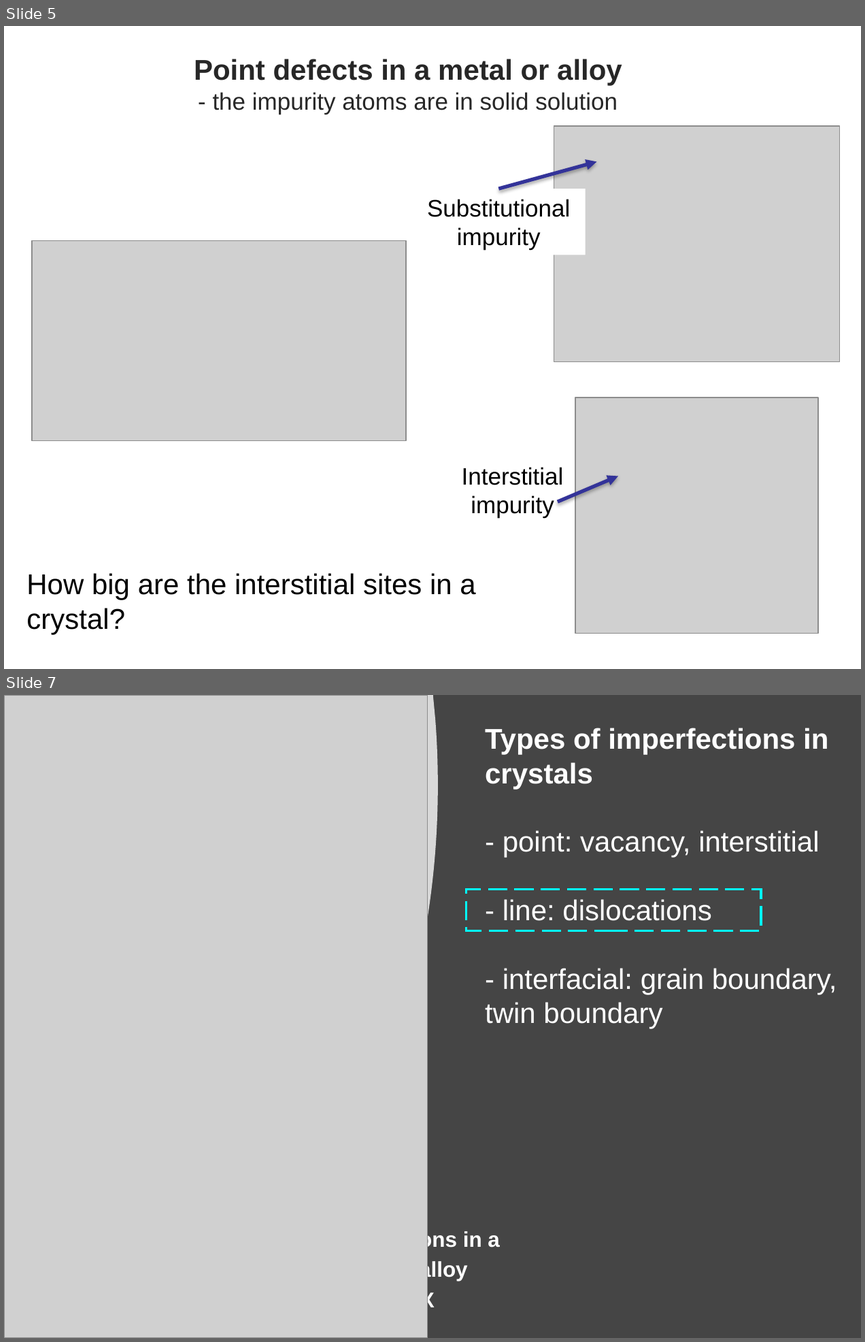
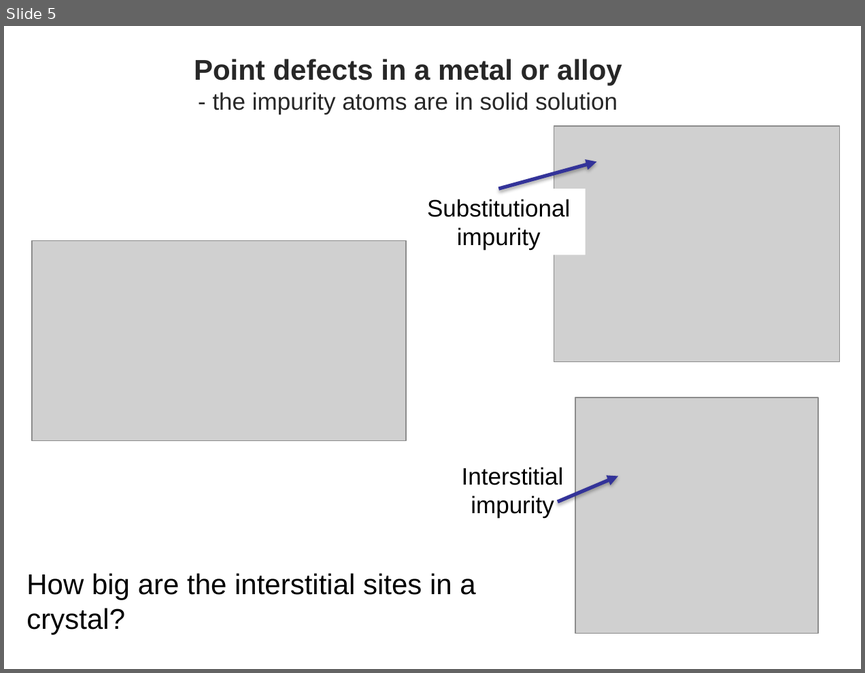
Before and after one commit to sgcorcoran/brightspace, a slide deck: materials_science_renderings/assets/handouts/04.01_defects.pptx. Shown one above the other, each under a label of ours: slides 5 and 7 before the commit, slide 5 after it; the slides between them are not shown. The pictures are 865x1342 and 865x673 pixels, drawn with LibreOffice and Linux fonts; fonts in the diff are those of the drawing; grey boxes stand for pictures. Boxes give left, top, right and bottom in pixels: in the first picture for what was removed or moved away, otherwise in the second. Text is boxed around its words. In the diff, an @@ line names an element or a change of style, - is before the commit and + after.

```diff
--- a/materials_science_renderings/assets/handouts/04.01_defects.pptx
+++ b/materials_science_renderings/assets/handouts/04.01_defects.pptx
@@ slide 7 removed at (x1=4, y1=695, x2=861, y2=1338), background #454545 @@
@@ freeform shape removed at (x1=4, y1=695, x2=438, y2=1338) @@
@@ picture removed at (x1=4, y1=695, x2=427, y2=1338) @@
@@ text removed at (x1=485, y1=728, x2=837, y2=1029) @@
-Types of imperfections in crystals
-- point: vacancy, interstitial
-- line: dislocations
-- interfacial: grain boundary, twin boundary
@@ rectangle removed at (x1=466, y1=889, x2=761, y2=930) @@
@@ text removed at (x1=330, y1=1229, x2=500, y2=1311) @@
-Dislocations in a
-titanium alloy
-at 51,500X
```
Also in this commit, not shown: 6 other slides removed, 32 other files.
